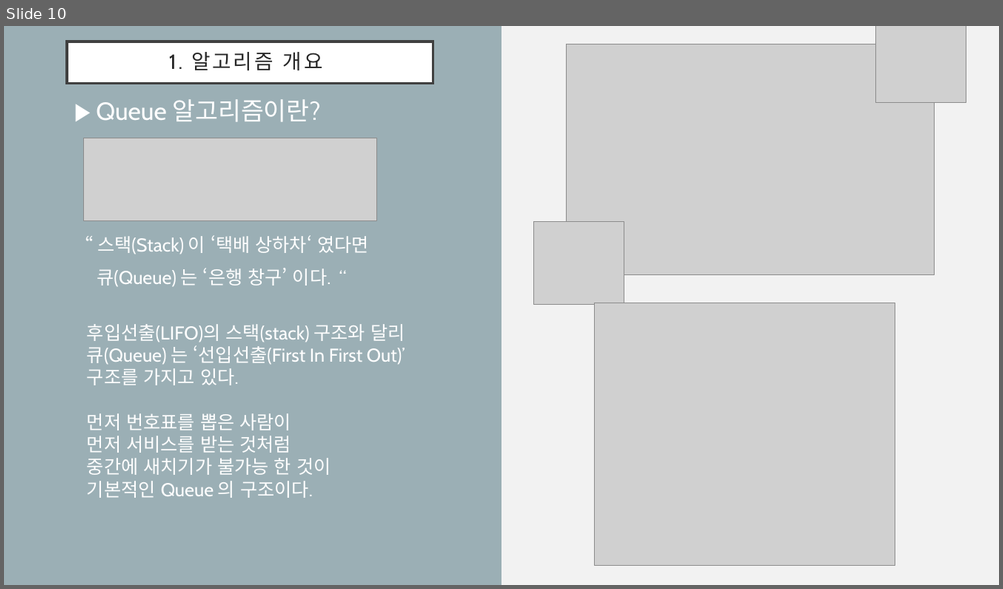
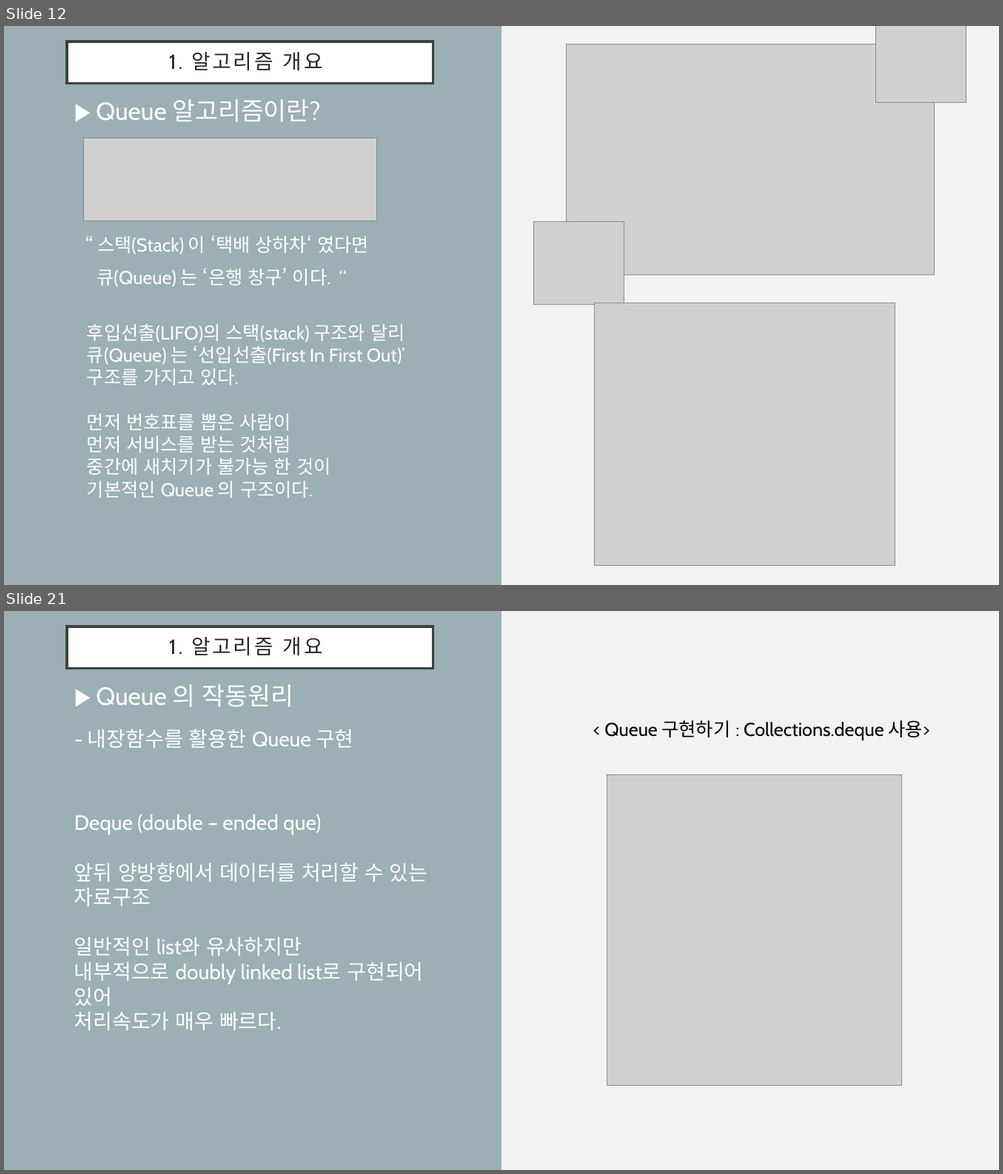
Before and after one commit to drhee0919/Rhee, a slide deck: 1. Stack & Queue.pptx. Shown one above the other, each under a label of ours: slide 10 before the commit, slides 12 and 21 after it; the slides between them are not shown. The pictures are 1003x589 and 1003x1174 pixels, drawn with LibreOffice and Linux fonts; fonts in the diff are those of the drawing; grey boxes stand for pictures. Boxes give left, top, right and bottom in pixels: in the first picture for what was removed or moved away, otherwise in the second. Text is boxed around its words. In the diff, an @@ line names an element or a change of style, - is before the commit and + after.

```diff
--- a/1. Stack & Queue.pptx
+++ b/1. Stack & Queue.pptx
@@ slide 21 added at [4, 611, 999, 1170], background #F2F2F2; not listed: 1 template element that a slide beside it also shows @@
@@ title added at [67, 627, 433, 669], fill #FFFFFF, outline #404040 2.5 pt, 19.8 pt, text #262626 @@
+1. 알고리즘 개요
@@ text added at [96, 684, 294, 707], 24 pt, text #FFFFFF @@
+▶ Queue 의 작동원리
@@ text added at [604, 721, 930, 741], 18 pt, text #000000 @@
+< Queue 구현하기 : Collections.deque 사용>
@@ text added at [88, 729, 354, 748], 20 pt, text #FFFFFF @@
+- 내장함수를 활용한 Queue 구현
@@ picture added at [607, 775, 902, 1085] @@
@@ text added at [74, 815, 428, 1031], 20 pt, text #FFFFFF @@
+Deque (double – ended que)
+앞뒤 양방향에서 데이터를 처리할 수 있는 자료구조
+일반적인 list와 유사하지만
+내부적으로 doubly linked list로 구현되어 있어
+처리속도가 매우 빠르다.
@@ what was slide 10 is now slide 12 @@
```
Also in this commit, not shown: 14 slides changed, 7 other slides added, 12 other files.
